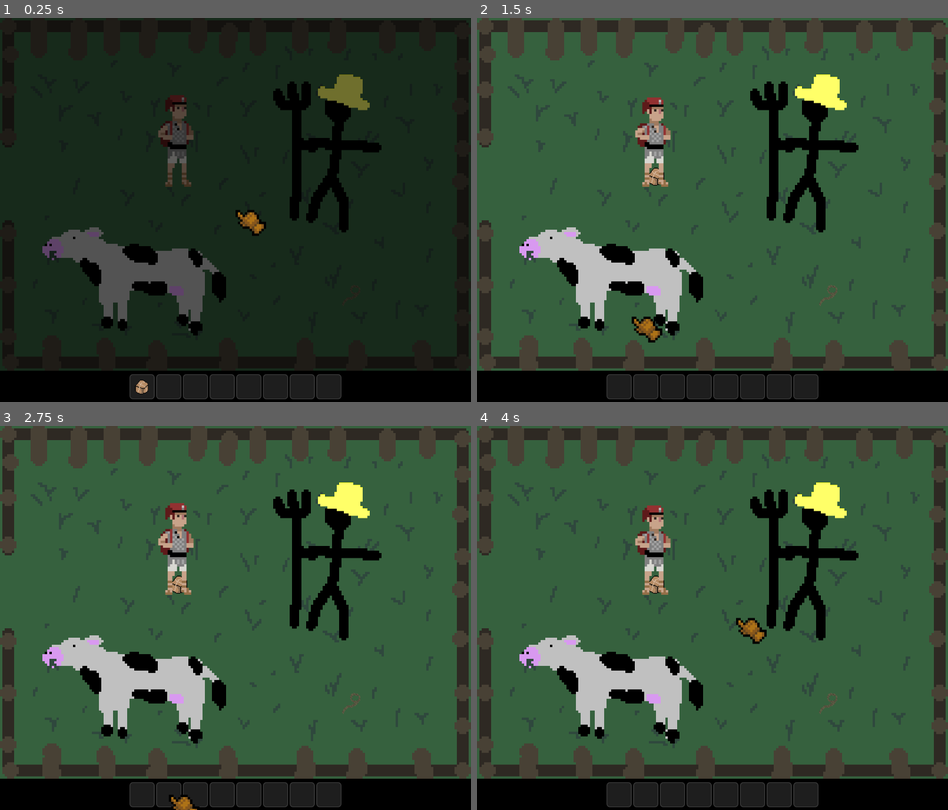
Above: before the commit, frames 1-4 (two rows, left to right).
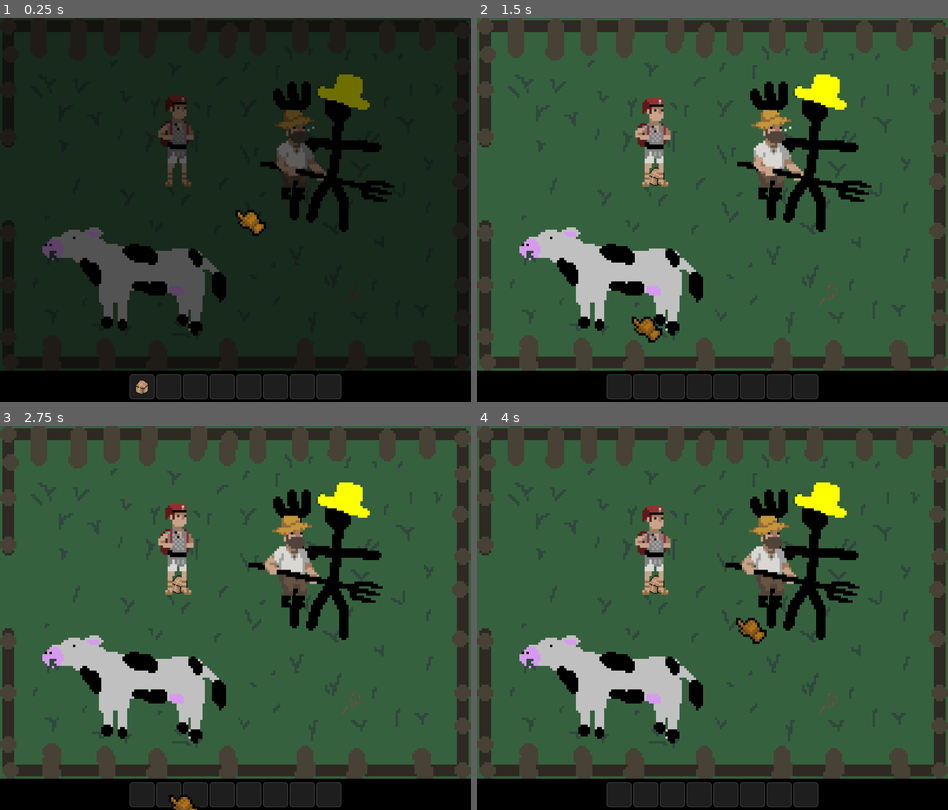
Above: after the commit, the same moments.

Repository: SleepyStudios/CourierOfCobblecove
Game: Godot game, scene res://scenes/zones/e3.tscn
The game is run twice, just before and just after one commit, with the same random seed, the same clock (stepped at 60 frames per second) and the same inputs. This scene is started directly instead of the project's main scene.
Inputs (mouse positions are in pixels of both pictures, inside the frame that each line leads up to):
- Up to frame 1 (0.25 s): no input
- Up to frame 2 (1.5 s): drag from (618, 386) to (830, 294) at 0.52 s; drag from (618, 386) to (655, 175) at 1.27 s
- Up to frame 3 (2.75 s): tap Enter at 2 s; move the mouse to (169, 794) at 2.02 s; press the mouse at (169, 794) at 2.03 s
- Up to frame 4 (4 s): release the mouse at (646, 794) at 2.75 s; drag from (674, 794) to (830, 702) at 2.77 s; tap Space at 3.5 s; drag from (646, 794) to (736, 618) at 3.52 s

The runs differ from the first frame. In frame 1, 2.1% of the frame differs, in the area x 55-84%, y 14-48%; in frame 2, 2.4%; in frame 3, 2.4%, in the area x 52-82%, y 14-56%; in frame 4, 2.4%.

Commit message:
Adds animation to farmer

Diff:
--- a/scenes/npcs/farmer.tscn
+++ b/scenes/npcs/farmer.tscn
@@ -1,9 +1,9 @@
-[gd_scene load_steps=8 format=3 uid="uid://bsa8f3vqkih0k"]
+[gd_scene load_steps=11 format=3 uid="uid://bsa8f3vqkih0k"]
 
 [ext_resource type="Script" path="res://scripts/npc.gd" id="1_yaoqw"]
 [ext_resource type="Resource" uid="uid://bemqdctbp7t36" path="res://resources/items/cow_bell.tres" id="2_khrtu"]
 [ext_resource type="Script" path="res://scripts/dialogue_data.gd" id="3_sggxv"]
-[ext_resource type="Texture2D" uid="uid://b00j08u3qyq3y" path="res://sprites/npcs/farmer.png" id="4_mg24u"]
+[ext_resource type="Texture2D" uid="uid://btvoym420xyij" path="res://sprites/farmer_idle.png" id="4_vysd6"]
 
 [sub_resource type="Resource" id="Resource_v1g27"]
 script = ExtResource("3_sggxv")
@@ -15,13 +15,31 @@
 action_callbacks = Array[String](["add_item,Coins"])
 
 [sub_resource type="RectangleShape2D" id="RectangleShape2D_hp1tn"]
-size = Vector2(231, 400)
+size = Vector2(384, 164)
+
+[sub_resource type="AtlasTexture" id="AtlasTexture_2vwq7"]
+atlas = ExtResource("4_vysd6")
+region = Rect2(0, 0, 426, 258)
+
+[sub_resource type="AtlasTexture" id="AtlasTexture_ldlmw"]
+atlas = ExtResource("4_vysd6")
+region = Rect2(426, 0, 426, 258)
+
+[sub_resource type="AtlasTexture" id="AtlasTexture_414vb"]
+atlas = ExtResource("4_vysd6")
+region = Rect2(852, 0, 426, 258)
 
 [sub_resource type="SpriteFrames" id="SpriteFrames_y3ytj"]
 animations = [{
 "frames": [{
+"duration": 2.5,
+"texture": SubResource("AtlasTexture_2vwq7")
+}, {
 "duration": 1.0,
-"texture": ExtResource("4_mg24u")
+"texture": SubResource("AtlasTexture_ldlmw")
+}, {
+"duration": 1.5,
+"texture": SubResource("AtlasTexture_414vb")
 }],
 "loop": true,
 "name": &"idle",
@@ -33,12 +51,13 @@
 dialogue_data = SubResource("Resource_v1g27")
 
 [node name="CollisionShape" type="CollisionShape2D" parent="."]
-position = Vector2(17.5, -1)
+position = Vector2(-11, 42)
 shape = SubResource("RectangleShape2D_hp1tn")
 
 [node name="Animation" type="AnimatedSprite2D" parent="."]
 z_index = 2
 sprite_frames = SubResource("SpriteFrames_y3ytj")
 animation = &"idle"
+frame_progress = 0.902993
 
 [node name="CanvasLayer" type="CanvasLayer" parent="."]
Binary file added: sprites/farmer_idle.png
Not shown, added: sprites/farmer_idle.png.import
